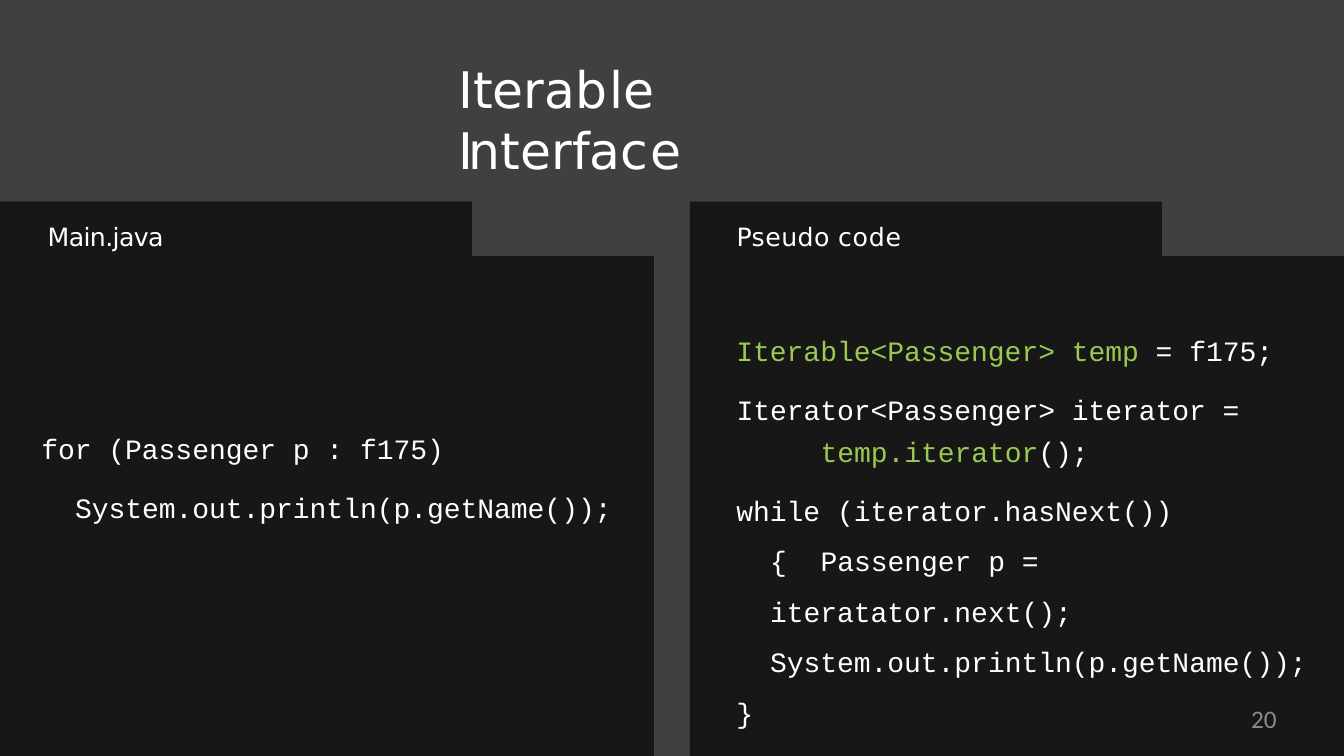
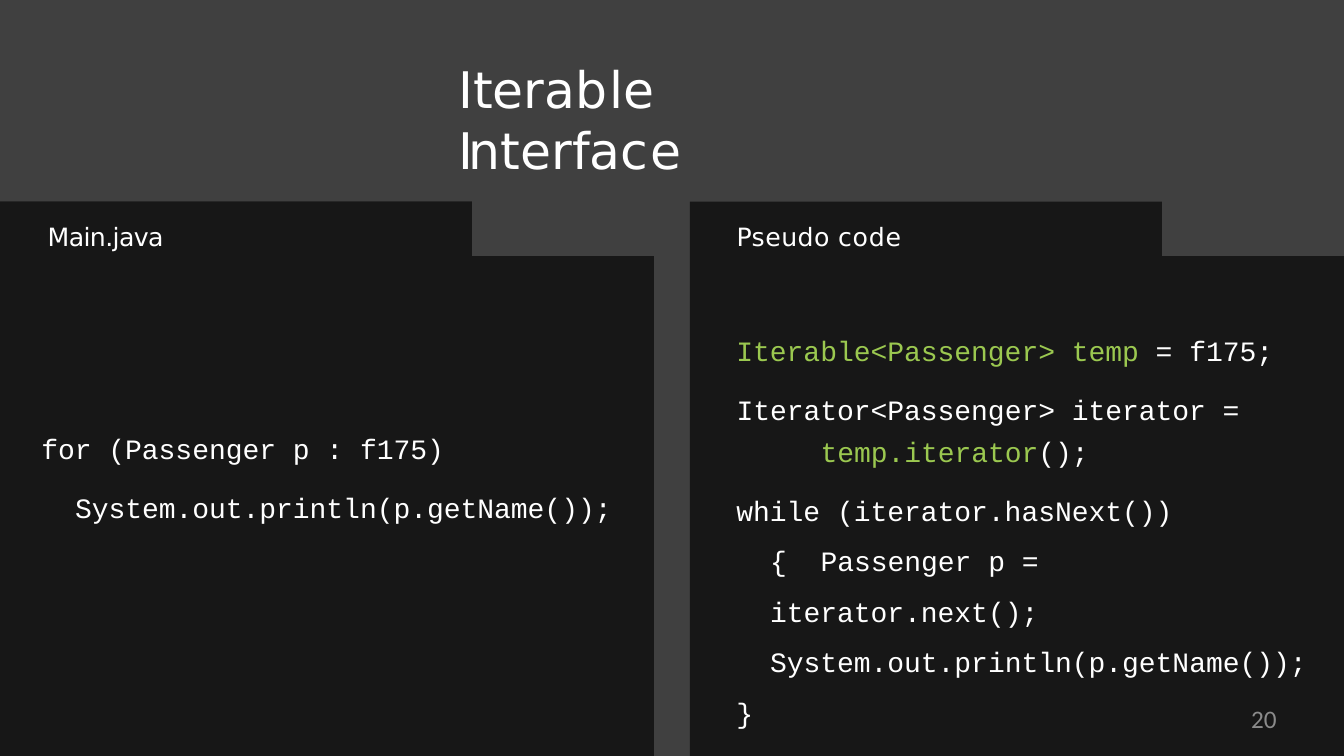
Before and after one commit to StevenJoseph19/JR-31, a slide deck: slide 20 of 1. Core Java 8/Day 4/Slides/9. Creating Abstract Relationships with Interfaces/creating-abstract-relationships-with-interfaces-slides.pptx. Drawn at 1344x756 pixels with LibreOffice and Linux fonts; fonts in the diff are those of the drawing; background and template pictures are left out. Boxes give left, top, right and bottom in pixels: in the first picture for what was removed or moved away, otherwise in the second. Text is boxed around its words. In the diff, an @@ line names an element or a change of style, - is before the commit and + after.

```diff
--- a/1. Core Java 8/Day 4/Slides/9. Creating Abstract Relationships with Interfaces/creating-abstract-relationships-with-interfaces-slides.pptx
+++ b/1. Core Java 8/Day 4/Slides/9. Creating Abstract Relationships with Interfaces/creating-abstract-relationships-with-interfaces-slides.pptx
@@ text at [736, 501, 1307, 678]: text changed @@
-while (iterator.hasNext()) { Passenger p = iteratator.next(); System.out.println(p.getName());
+while (iterator.hasNext()) { Passenger p = iterator.next(); System.out.println(p.getName());
```
Also in this commit, not shown: 7 other files.
